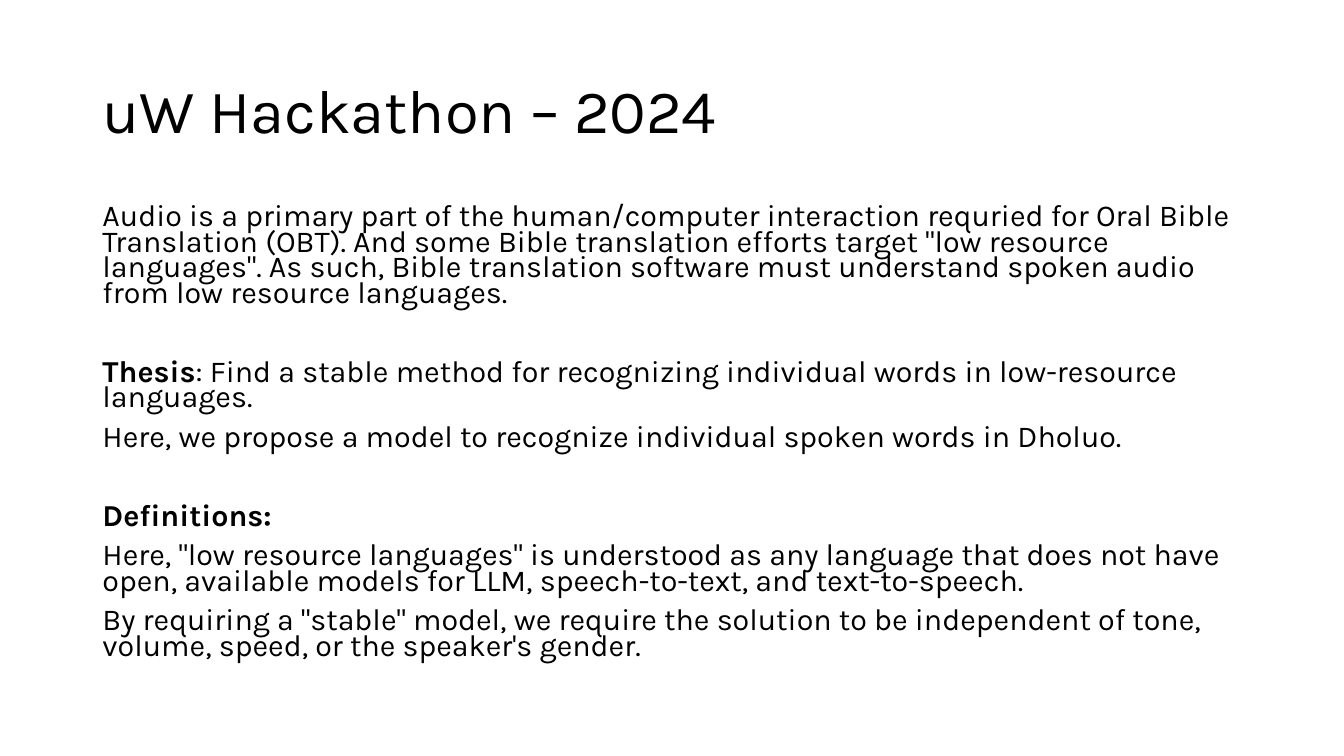
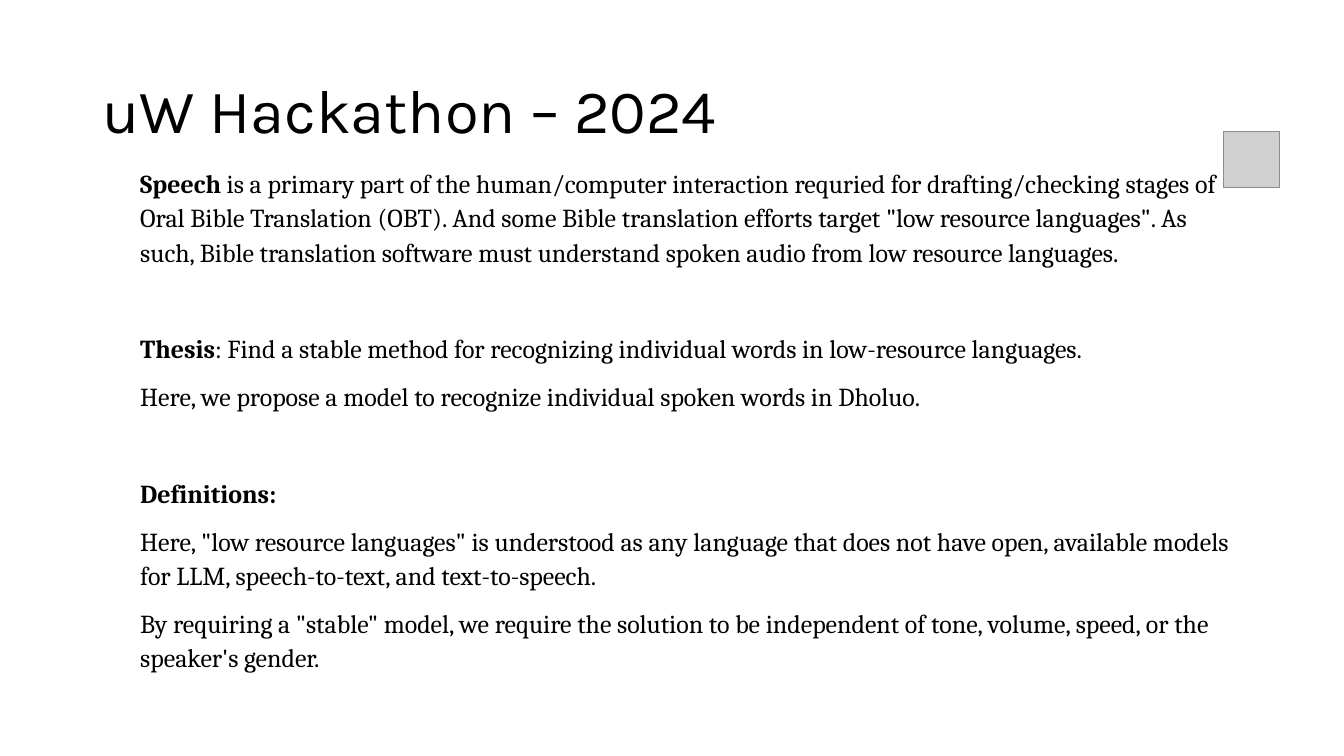
Before and after one commit to PENNET-dev/hackathon-uW-2024, a slide deck: slide 1 of Hackathon Presentation.pptx. Drawn at 1344x756 pixels with LibreOffice and Linux fonts; fonts in the diff are those of the drawing; grey boxes stand for pictures. Boxes give left, top, right and bottom in pixels: in the first picture for what was removed or moved away, otherwise in the second. Text is boxed around its words. In the diff, an @@ line names an element or a change of style, - is before the commit and + after.

```diff
--- a/Hackathon Presentation.pptx
+++ b/Hackathon Presentation.pptx
@@ picture added at [1224,132,1279,188] @@
@@ text "Speech is a primary part ...": place and size @@
-text "Speech is a primary part ..." at [102,203,1229,664]
+text "Speech is a primary part ..." at [140,174,1229,673]
@@ text at [140,174,1216,268]: text changed; size 21.7 to 18.5 pt; font Karla to Cambria @@
-Audio is a primary part of the human/computer interaction requried for Oral Bible Translation (OBT). And some Bible translation efforts target "low resource languages". As such, Bible translation software must understand spoken audio from low resource languages.
+Speech is a primary part of the human/computer interaction requried for drafting/checking stages of Oral Bible Translation (OBT). And some Bible translation efforts target "low resource languages". As such, Bible translation software must understand spoken audio from low resource languages.
@@ text at [140,339,1229,673]: size 21.7 to 18.5 pt, font Karla to Cambria in "Thesis: Find a stable method for recognizing ...", "Here, we propose a model to recognize ...", "Definitions:", "Here, "low resource languages" is understood as ..." and 1 more places; line spacing 0.7 to 1.1 @@
```
Also in this commit, not shown: 4 other slides changed, 2 slides added.
